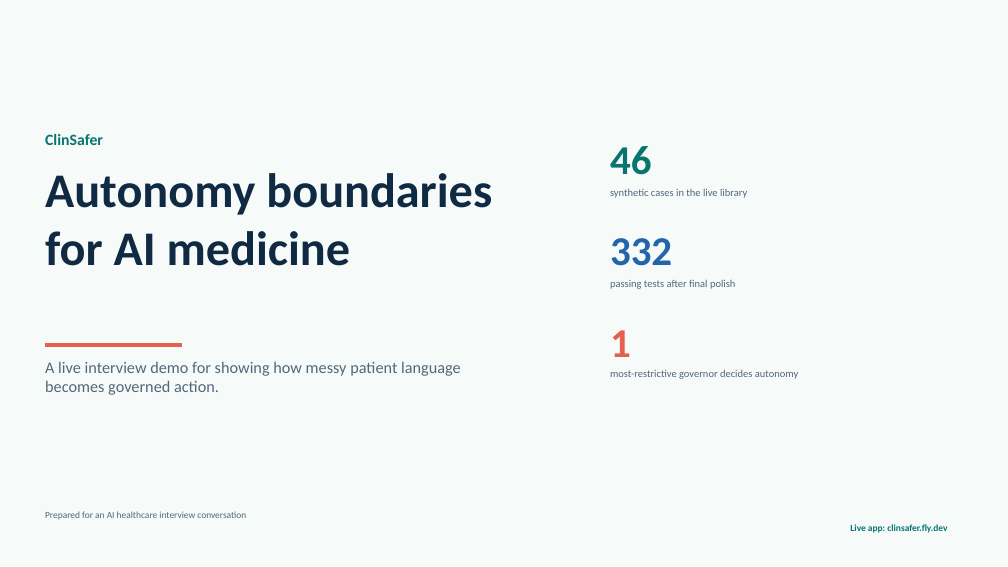
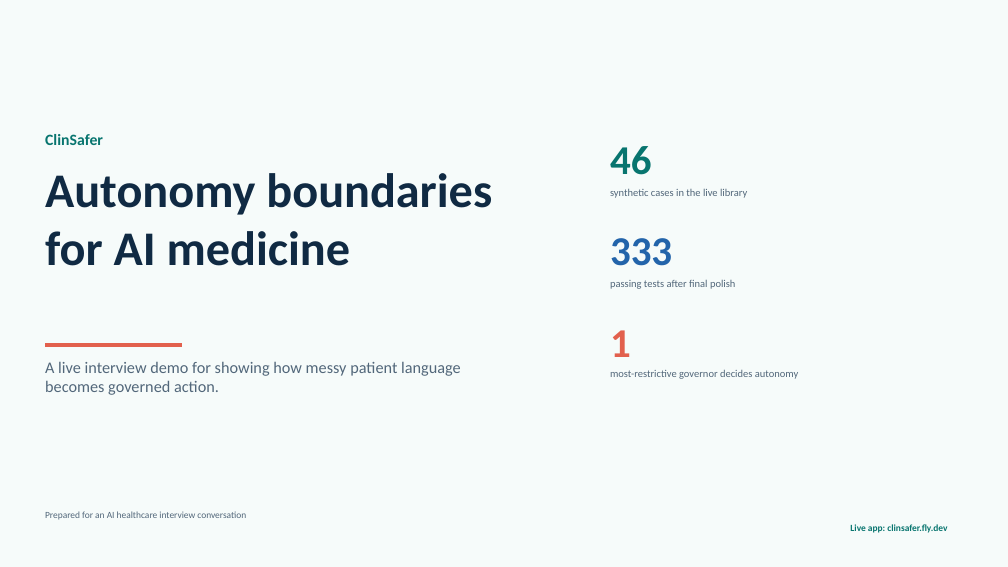
Before and after one commit to deesatzed/ClinSafer, a slide deck: slide 1 of decks/clinsafer-interview-demo/output/output.pptx. Drawn at 1008x567 pixels with LibreOffice and Linux fonts; fonts in the diff are those of the drawing. Boxes give left, top, right and bottom in pixels: in the first picture for what was removed or moved away, otherwise in the second. Text is boxed around its words. In the diff, an @@ line names an element or a change of style, - is before the commit and + after.

```diff
--- a/decks/clinsafer-interview-demo/output/output.pptx
+++ b/decks/clinsafer-interview-demo/output/output.pptx
@@ text at [610, 238, 672, 266]: text changed @@
-332
+333
```
Also in this commit, not shown: 1 other slide changed, 7 other files.
